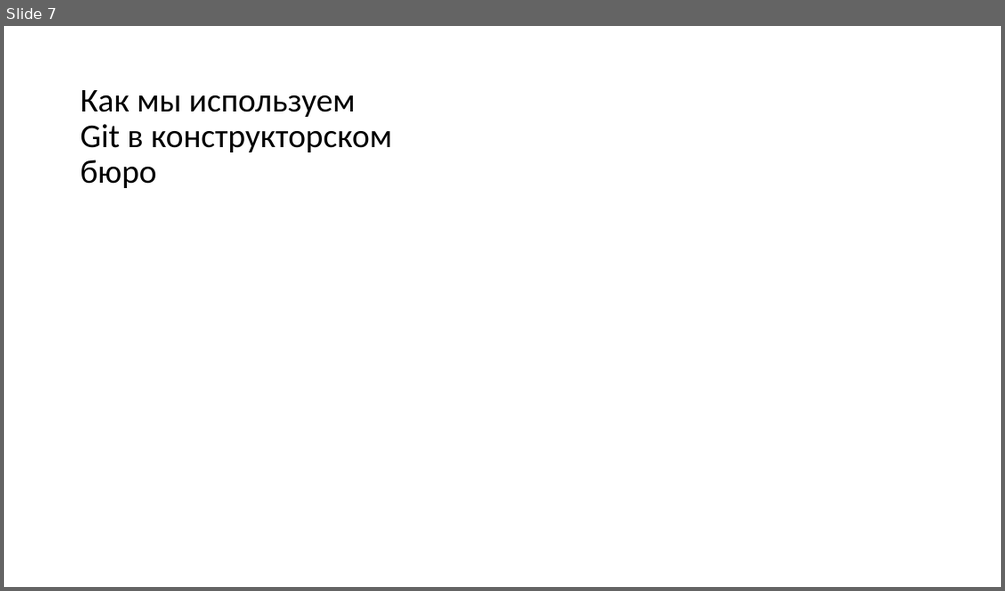
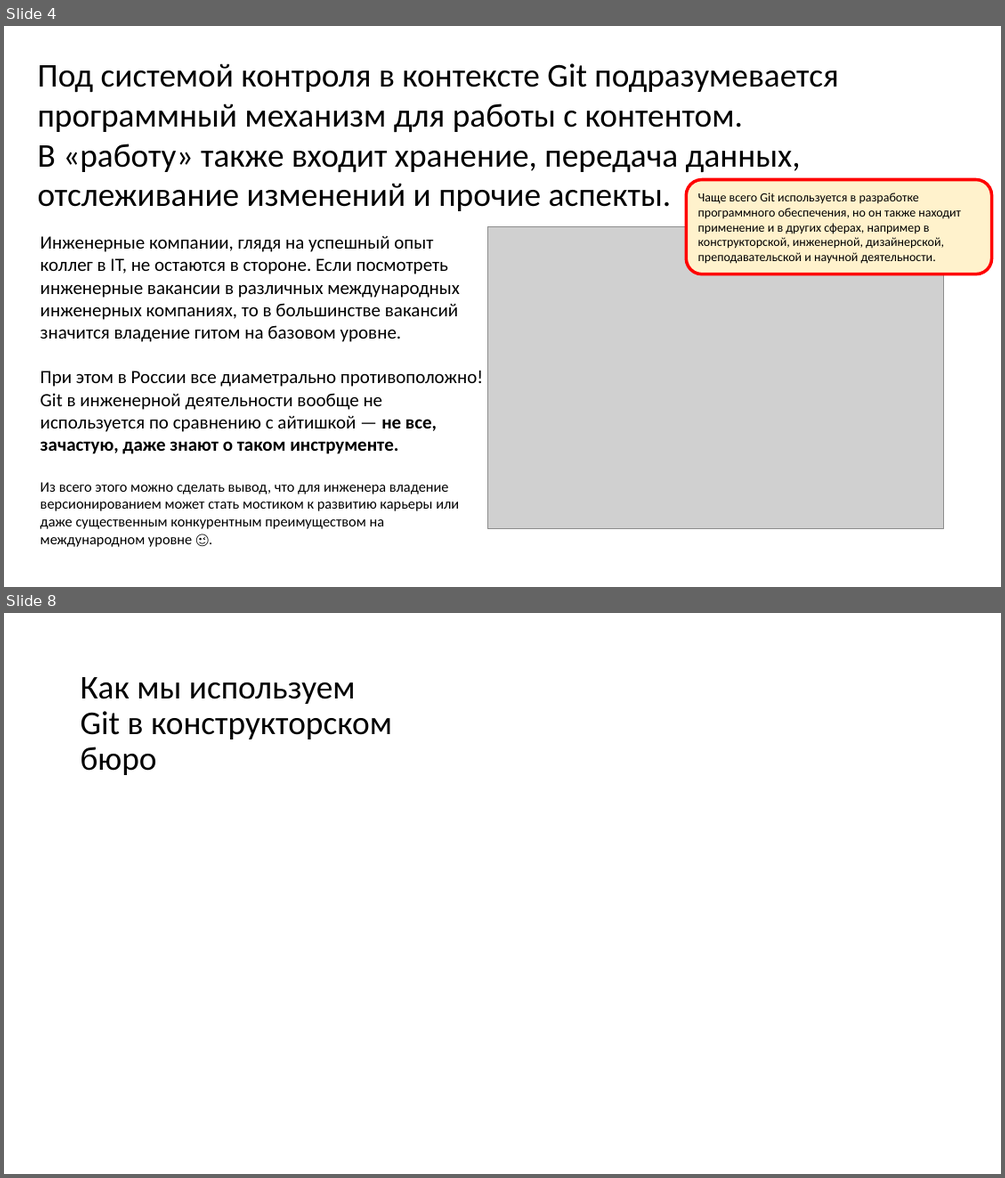
Before and after one commit to yaroslav-pukazov/Git-in-CAD, a slide deck: Презентация Microsoft PowerPoint.pptx. Shown one above the other, each under a label of ours: slide 7 before the commit, slides 4 and 8 after it; the slides between them are not shown. The pictures are 1005x591 and 1005x1178 pixels, drawn with LibreOffice and Linux fonts; fonts in the diff are those of the drawing; grey boxes stand for pictures. Boxes give left, top, right and bottom in pixels: in the first picture for what was removed or moved away, otherwise in the second. Text is boxed around its words. In the diff, an @@ line names an element or a change of style, - is before the commit and + after.

```diff
--- a/Презентация Microsoft PowerPoint.pptx
+++ b/Презентация Microsoft PowerPoint.pptx
@@ slide 4 added at bbox=[4, 26, 1001, 587], background #FFFFFF @@
@@ text added at bbox=[38, 63, 838, 211], 32 pt, text #000000 @@
+Под системой контроля в контексте Git подразумевается программный механизм для работы с контентом.
+В «работу» также входит хранение, передача данных, отслеживание изменений и прочие аспекты.
@@ rounded rectangle added at bbox=[686, 179, 992, 273], fill #FFF2CC, outline #FF0000 3 pt, 12 pt, text #000000 @@
+Чаще всего Git используется в разработке программного обеспечения, но он также находит применение и в других сферах, например в конструкторской, инженерной, дизайнерской, преподавательской и научной деятельности.
@@ text added at bbox=[40, 236, 483, 547], 18 pt, text #000000 @@
+Инженерные компании, глядя на успешный опыт коллег в IT, не остаются в стороне. Если посмотреть инженерные вакансии в различных международных инженерных компаниях, то в большинстве вакансий значится владение гитом на базовом уровне.
+При этом в России все диаметрально противоположно!
+Git в инженерной деятельности вообще не используется по сравнению с айтишкой — не все, зачастую, даже знают о таком инструменте.
+Из всего этого можно сделать вывод, что для инженера владение версионированием может стать мостиком к развитию карьеры или даже существенным конкурентным преимуществом на международном уровне 😉.
@@ picture added at bbox=[488, 227, 944, 529] @@
@@ what was slide 7 is now slide 8 @@
```
Also in this commit, not shown: 3 slides changed, 3 other slides added, 3 slides removed.
